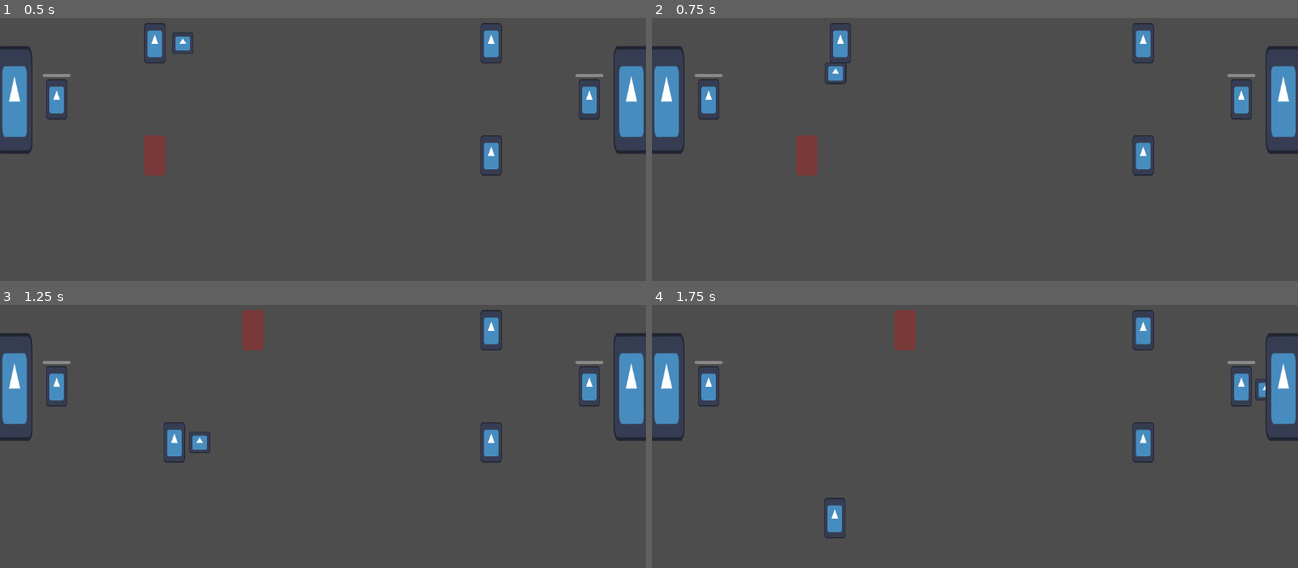
Above: before the commit, frames 1-4 (two rows, left to right).
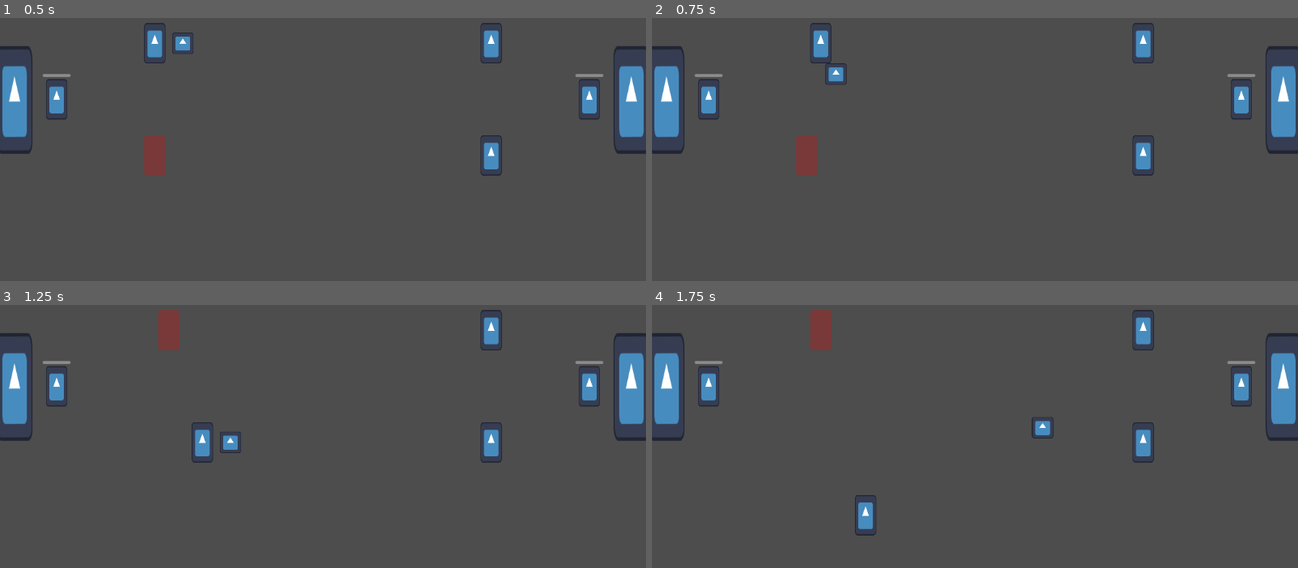
Above: after the commit, the same moments.

Repository: david8zhang/spooky-soccer
Game: Godot game, scene res://scenes/Main.tscn
Same seed, same stepped clock (60 frames per second), same inputs: the game is played once before the commit and once after it. The engine's default icon, where the game draws it, is replaced by a stand-in: a white triangle on a blue panel in a dark square.
Inputs:
- Up to frame 1 (0.5 s): no input
- Up to frame 2 (0.75 s): tap Enter at 0.5 s; hold Right (move_right) from 0.53 s (still down); tap Space (pass) at 0.6 s
- Up to frame 3 (1.25 s): keep holding Right (move_right); tap F (shoot) at 0.8 s
- Up to frame 4 (1.75 s): release Right (move_right) at 1.28 s; hold Down (move_down) from 1.28 s (still down); tap F (shoot) at 1.35 s; tap Space (pass) at 1.55 s

Frame 1 is identical in both runs. In frame 2, 0.7% of the frame differs, in the area x 24-31%, y 1-26%; in frame 3, 1.7%; in frame 4, 1.9%, in the area x 24-95%, y 1-89%.

Commit message:
fix ball collision detection

Diff:
--- a/prefabs/Ball.tscn
+++ b/prefabs/Ball.tscn
@@ -18,12 +18,17 @@
 "speed": 5.0
 }]
 
-[sub_resource type="CircleShape2D" id="CircleShape2D_4lblx"]
-radius = 19.0263
+[sub_resource type="CircleShape2D" id="CircleShape2D_ome08"]
+radius = 19.0
+
+[sub_resource type="CircleShape2D" id="CircleShape2D_kr422"]
+radius = 19.0
 
 [node name="Ball" type="RigidBody2D"]
-collision_layer = 4
-collision_mask = 3
+collision_layer = 0
+collision_mask = 0
+max_contacts_reported = 1
+lock_rotation = true
 script = ExtResource("1_i56ne")
 
 [node name="AnimatedSprite2D" type="AnimatedSprite2D" parent="."]
@@ -31,4 +36,13 @@
 sprite_frames = SubResource("SpriteFrames_tjyjf")
 
 [node name="CollisionShape2D" type="CollisionShape2D" parent="."]
-shape = SubResource("CircleShape2D_4lblx")
+shape = SubResource("CircleShape2D_ome08")
+debug_color = Color(0, 0.647059, 0.2, 0.419608)
+
+[node name="CollisionDetector" type="Area2D" parent="."]
+collision_layer = 4
+
+[node name="CollisionShape2D" type="CollisionShape2D" parent="CollisionDetector"]
+shape = SubResource("CircleShape2D_kr422")
+
+[connection signal="body_entered" from="CollisionDetector" to="." method="_on_field_player_detector_body_entered"]
--- a/prefabs/FieldPlayer.tscn
+++ b/prefabs/FieldPlayer.tscn
@@ -21,7 +21,8 @@
 [sub_resource type="RectangleShape2D" id="RectangleShape2D_wo2u0"]
 size = Vector2(38, 72)
 
-[node name="FieldPlayer" type="CharacterBody2D"]
+[node name="FieldPlayer" type="RigidBody2D"]
+lock_rotation = true
 script = ExtResource("1_4h5mm")
 
 [node name="AnimatedSprite2D" type="AnimatedSprite2D" parent="."]
--- a/prefabs/Goal.tscn
+++ b/prefabs/Goal.tscn
@@ -1,5 +1,6 @@
-[gd_scene load_steps=5 format=3 uid="uid://rgbyovsk6afe"]
+[gd_scene load_steps=6 format=3 uid="uid://rgbyovsk6afe"]
 
+[ext_resource type="Script" path="res://scripts/Goal.gd" id="1_6ybeg"]
 [ext_resource type="Texture2D" uid="uid://dqa181oq1x6gn" path="res://icon.svg" id="1_d6h3q"]
 
 [sub_resource type="AtlasTexture" id="AtlasTexture_sttv2"]
@@ -23,6 +24,7 @@
 [node name="Goal" type="StaticBody2D"]
 collision_layer = 2
 collision_mask = 4
+script = ExtResource("1_6ybeg")
 
 [node name="AnimatedSprite2D" type="AnimatedSprite2D" parent="."]
 rotation = -0.00526188
--- a/prefabs/Goalkeeper.tscn
+++ b/prefabs/Goalkeeper.tscn
@@ -21,7 +21,7 @@
 [sub_resource type="RectangleShape2D" id="RectangleShape2D_14gn2"]
 size = Vector2(38, 72)
 
-[node name="Goalkeeper" type="CharacterBody2D"]
+[node name="Goalkeeper" type="RigidBody2D"]
 script = ExtResource("1_84vqb")
 
 [node name="AnimatedSprite2D" type="AnimatedSprite2D" parent="."]
--- a/scripts/Ball.gd
+++ b/scripts/Ball.gd
@@ -4,6 +4,24 @@
 enum POSS_STATUS {
 	PLAYER,
 	CPU,
+	PLAYER_PASS,
+	CPU_PASS,
 	SHOT_ON_PLAYER_GOAL,
 	SHOT_ON_CPU_GOAL
 }
+
+@onready var collision_detector = $CollisionDetector/CollisionShape2D
+
+func disable_collision_detector():
+	collision_detector.set_deferred("disabled", true)
+
+func enable_collision_detector():
+	collision_detector.set_deferred("disabled", false)
+
+var curr_poss_status
+var initial_passer
+
+func _on_field_player_detector_body_entered(body):
+	if body is FieldPlayer:
+		var field_player = body as FieldPlayer
+		field_player.handle_ball_collision()
--- a/scripts/FieldPlayer.gd
+++ b/scripts/FieldPlayer.gd
@@ -1,10 +1,13 @@
 class_name FieldPlayer
-extends CharacterBody2D
+extends RigidBody2D
 
 const SPEED = 300.0
+const PASS_SPEED = 500.0
+const SHOOT_SPEED = 750
 
 var is_selected = false
 var has_possession = false
+var can_take_possession = true
 var curr_direction
 var pass_target
 var player_name
@@ -24,23 +27,23 @@
 var field_manager
 
 func _physics_process(_delta):
-	velocity = Vector2.ZERO
+	linear_velocity = Vector2.ZERO
 	if is_selected:
 		if Input.is_action_pressed("move_right"):
-			velocity.x += 1
+			linear_velocity.x += 1
 		if Input.is_action_pressed("move_left"):
-			velocity.x -= 1
+			linear_velocity.x -= 1
 		if Input.is_action_pressed("move_down"):
-			velocity.y += 1
+			linear_velocity.y += 1
 		if Input.is_action_pressed("move_up"):
-			velocity.y -= 1
+			linear_velocity.y -= 1
 
-		if velocity.length() > 0:
-			velocity = velocity.normalized() * SPEED
+		if linear_velocity.length() > 0:
+			linear_velocity = linear_velocity.normalized() * SPEED
 
-		if velocity.x < 0:
+		if linear_velocity.x < 0:
 			curr_direction = Direction.LEFT
-		elif velocity.x > 0:
+		elif linear_velocity.x > 0:
 			curr_direction = Direction.RIGHT
 
 	if has_possession:
@@ -54,8 +57,7 @@
 		var ball = game.ball as RigidBody2D
 		var x_diff = -50 if curr_direction == Direction.LEFT else 50
 		ball.global_position = Vector2(global_position.x + x_diff, global_position.y)
-		update_pass_target(velocity)
-	move_and_slide()
+		update_pass_target(linear_velocity)
 
 
 func update_pass_target(curr_velocity: Vector2):
@@ -84,37 +86,48 @@
 
 func pass_ball():
 	if pass_target != null:
+		can_take_possession = false
+		var ball = game.ball as Ball
+		var dir = (pass_target.global_position - ball.global_position).normalized()
+		var velocity_vector = dir * PASS_SPEED
+		ball.linear_velocity = velocity_vector
+		ball.curr_poss_status = Ball.POSS_STATUS.PLAYER_PASS
+		ball.initial_passer = self
+		ball.enable_collision_detector()
+		is_selected = false
 		lose_poss_of_ball()
-		var ball = game.ball
-		ball.show()
-		ball.global_position = self.global_position
-		var tween = create_tween()
-		tween.tween_property(ball, "global_position", pass_target.global_position, 0.5)
-		var cb = Callable(self, "on_completed_pass").bind(pass_target)
-		tween.finished.connect(cb)
 
 func shoot_ball():
+	can_take_possession = false
+	var ball = game.ball
+	var opp_goal = get_opposing_goal()
+	var dir = (opp_goal.global_position - ball.global_position).normalized()
+	var velocity_vector = dir * SHOOT_SPEED
+	ball.linear_velocity = velocity_vector
 	lose_poss_of_ball()
-	var ball = game.ball
-	ball.show()
-	ball.global_position = self.global_position
-	var tween = create_tween()
-	var opp_goal = get_opposing_goal()
-	tween.tween_property(ball, "global_position", opp_goal.global_position, 0.4)
 
+func handle_ball_collision():
+	var ball = game.ball as Ball
+	if can_take_possession:
+		if ball.curr_poss_status == Ball.POSS_STATUS.PLAYER_PASS:
+			if ball.initial_passer != null:
+				ball.initial_passer.can_take_possession = true
+		take_poss_of_ball()
 
 func get_opposing_goal():
 	return game.cpu_goal if side == Side.PLAYER else game.player_goal
 
-func on_completed_pass(target):
+func on_completed_pass():
 	is_selected = false
-	target.take_poss_of_ball()
-	target.is_selected = true
+	can_take_possession = true
 	pass_target = null
 
 func take_poss_of_ball():
 	hide_highlight()
+	var ball = game.ball as Ball
+	ball.disable_collision_detector()
 	has_possession = true
+	is_selected = true
 
 func lose_poss_of_ball():
 	has_possession = false
--- /dev/null
+++ b/scripts/Goal.gd
@@ -0,0 +1,5 @@
+class_name Goal
+extends StaticBody2D
+
+func handle_ball_collision(ball: Ball):
+	print("Scored!")
Not shown: 1 places in prefabs/Ball.tscn that only renumber resources
Binary file removed: sprites/heart.png
Not shown, removed: sprites/heart.png.import
